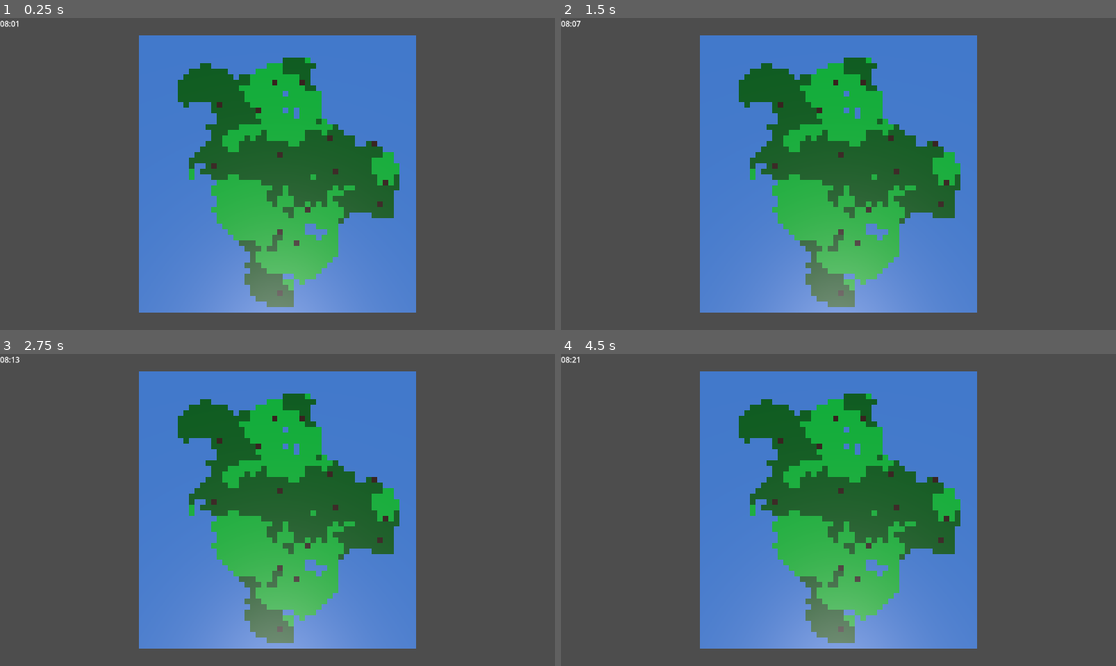
Above: before the commit, frames 1-4 (two rows, left to right).
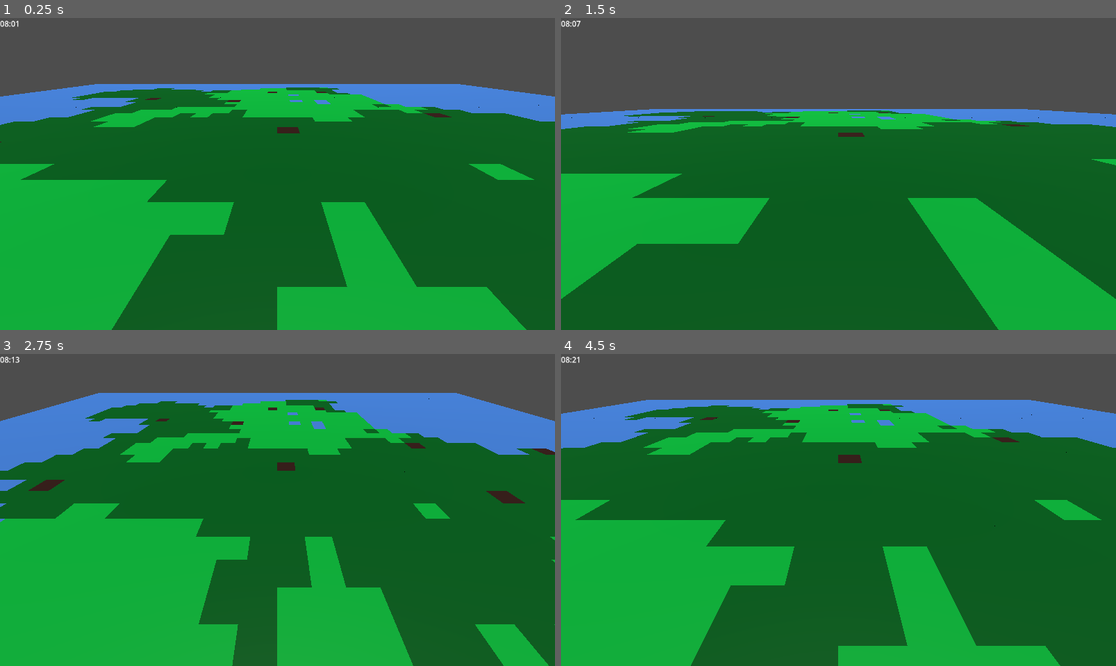
Above: after the commit, the same moments.

Repository: dtetruash/godot-wild-jam-85
Game: Godot game, scene res://Main.tscn
Two runs of this game, one before a commit and one after it. Both use one fixed random seed, a clock stepped at 60 frames per second and the inputs below.
Inputs (mouse positions are in pixels of both pictures, inside the frame that each line leads up to):
- Up to frame 1 (0.25 s): no input
- Up to frame 2 (1.5 s): move the mouse to (960, 158) at 0.52 s; tap Middle mouse button (camera_pan) at 0.6 s; tap Mouse wheel up (camera_zoom_in) at 0.8, 1.35 s; move the mouse to (727, 189) at 1.27 s
- Up to frame 3 (2.75 s): tap Mouse wheel down (camera_zoom_out) at 1.55, 2.1 s; move the mouse to (333, 441) at 2.02 s; tap Middle mouse button (camera_pan) at 2.3 s
- Up to frame 4 (4.5 s): move the mouse to (810, 572) at 2.77 s; tap Middle mouse button (camera_pan) at 2.85 s; tap Mouse wheel up (camera_zoom_in) at 3.05, 3.6 s; move the mouse to (1005, 556) at 3.52 s; tap Mouse wheel down (camera_zoom_out) at 3.8, 4.35 s; move the mouse to (672, 463) at 4.27 s

The runs differ from the first frame. In frame 1, 79% of the frame differs, in the area x 0-100%, y 5-100%; in frame 2, 77%; in frame 3, 79%; in frame 4, 81%.

Commit message:
Add angle variation while zooming and ability to set camera angle

Diff:
--- a/Main.tscn
+++ b/Main.tscn
@@ -3,13 +3,19 @@
 [ext_resource type="PackedScene" uid="uid://cnhwff0g6xxw6" path="res://Scenes/Map.tscn" id="1_glv2v"]
 [ext_resource type="PackedScene" uid="uid://dhp3cmcf7klny" path="res://Scenes/TimeManager.tscn" id="2_uu6xs"]
 [ext_resource type="Script" uid="uid://mkq1p13i1l8f" path="res://Scripts/time_display.gd" id="3_r0du0"]
+[ext_resource type="PackedScene" uid="uid://b6t4p5hw3tx7x" path="res://Systems/camera/camera_system.tscn" id="1_uu6xs"]
 
 [node name="Node3D" type="Node3D"]
 
-[node name="Map" parent="." instance=ExtResource("1_glv2v")]
-
-[node name="Camera3D" type="Camera3D" parent="."]
-transform = Transform3D(1, 0, 0, 0, -4.37114e-08, 1, 0, -1, -4.37114e-08, 0, 37.0172, -0.00509453)
+[node name="CameraSystem" parent="." instance=ExtResource("1_uu6xs")]
+camera_mode = 0
+camera_angle = -40.0
+zoom_minimum = 1.0
+zoom_speed = 3.0
+pan_speed_coefficient = 0.01
+input_action_zoom_in = "camera_zoom_in"
+input_action_zoom_out = "camera_zoom_out"
+input_action_pan = "camera_pan"
 
 [node name="Node2D" parent="." instance=ExtResource("2_uu6xs")]
 
@@ -17,3 +23,4 @@
 offset_right = 40.0
 offset_bottom = 23.0
 script = ExtResource("3_r0du0")
+[node name="Map" parent="." instance=ExtResource("1_glv2v")]
--- a/Systems/camera/camera_system.gd
+++ b/Systems/camera/camera_system.gd
@@ -13,9 +13,22 @@
 ## The behaviors mode of the camera
 @export var camera_mode : CameraMode = CameraMode.Overview
 
+@export_group("Angle Properties")
+@export_range(-85.0, -10.0) var camera_angle := -40.0:
+    set(value):
+        camera_angle = clampf(value, -40.0, -15.0)
+@export_range(5, 360) var algular_speed := 5
+
 @export_group("Zoom Properties", "zoom")
 ## Distances from the focus point that the camera will stop at after each zoom input.
 @export var zoom_stops: Array[float] = [3.0, 5.0, 10.0]
+var current_zoom_stop_index: int = zoom_stops.size() - 1
+var target_zoom_stop: float = zoom_stops[current_zoom_stop_index]:
+    set(value):
+        target_zoom_stop = clampf(value, zoom_minimum, zoom_maximum)
+
+@export var zoom_minimum: float = 1.0
+@export var zoom_maximum: float = 15.0
 ## The speed at which the camera will travel between zoom stops.
 @export var zoom_speed: float = 3.0
 
@@ -28,20 +41,26 @@
 @export var input_action_zoom_out: String = "camera_zoom_out"
 @export var input_action_pan: String = "camera_pan"
 
+@onready var camera_pivot: Node3D = $CameraPivot
 @onready var camera_arm: SpringArm3D = $CameraPivot/CameraArm
 
-var current_zoom_stop_index: int = 0
-var target_zoom_stop: float = zoom_stops[current_zoom_stop_index]
 
-# Called when the node enters the scene tree for the first time.
 func _ready() -> void:
     zoom_stops.sort()
 
 func _process(delta: float) -> void:
     if camera_arm.spring_length != target_zoom_stop:
-        _move_camera_arm(delta)
+        _vary_camera_arm_length(delta)
+
+    if camera_pivot.rotation_degrees.x != camera_angle:
+        _angle_camera_arm(delta)
 
 func _input(event: InputEvent) -> void:
+
+    print("zoom idx: " + str(current_zoom_stop_index))
+    print("zoom stop: " + str(target_zoom_stop))
+    print("cam ang.: " + str(camera_angle))
+
     if event.is_action_pressed(input_action_zoom_in):
         _zoom_in()
 
@@ -56,16 +75,19 @@
         var pan_direction := -Vector3(event.relative.x, 0, event.relative.y)
         position += pan_direction * pan_speed_coefficient * zoom_stops[current_zoom_stop_index]
 
+# Move the camera arm with easing
+func _vary_camera_arm_length(delta: float):
+    camera_arm.spring_length = lerp(camera_arm.spring_length, target_zoom_stop, delta * zoom_speed)
 
-
-# Move the camera arm with easing
-func _move_camera_arm(delta: float):
-    camera_arm.spring_length = lerp(camera_arm.spring_length, target_zoom_stop, delta * zoom_speed)
+func _angle_camera_arm(delta: float):
+    camera_pivot.rotation_degrees.x = lerp(camera_pivot.rotation_degrees.x, camera_angle, delta * algular_speed)
 
 func _zoom_in():
     current_zoom_stop_index = max(current_zoom_stop_index - 1, 0)
     target_zoom_stop = zoom_stops[current_zoom_stop_index]
+    camera_angle += 15
 
 func _zoom_out():
     current_zoom_stop_index = min(current_zoom_stop_index + 1, zoom_stops.size() - 1)
     target_zoom_stop = zoom_stops[current_zoom_stop_index]
+    camera_angle -= 15
--- a/Systems/camera/camera_system.tscn
+++ b/Systems/camera/camera_system.tscn
@@ -6,14 +6,16 @@
 
 [node name="CameraSystem" type="Node3D"]
 script = ExtResource("1_8v0ir")
-zoom_stops = [1.0, 3.0, 5.0, 10.0]
+camera_angle = -23.951
+
+[node name="FocusPointMarker" type="Marker3D" parent="."]
+transform = Transform3D(1, 0, 0, 0, 1, 0, 0, 0, 1, 0, 0, 0)
 
 [node name="CameraPivot" type="Node3D" parent="."]
-
-[node name="FocusPointMarker" type="Marker3D" parent="CameraPivot"]
+transform = Transform3D(1, 0, 0, 0, 1, 0, 0, 0, 1, 0, 0, 0)
 
 [node name="CameraArm" type="SpringArm3D" parent="CameraPivot"]
-transform = Transform3D(1, 0, 0, 0, 0.766044, 0.642788, 0, -0.642788, 0.766044, 0, 0, 0)
+transform = Transform3D(1, 0, 0, 0, 1, 0, 0, 0, 1, 0, 0, 0)
 shape = SubResource("SphereShape3D_sl1xg")
 spring_length = 3.0
 
